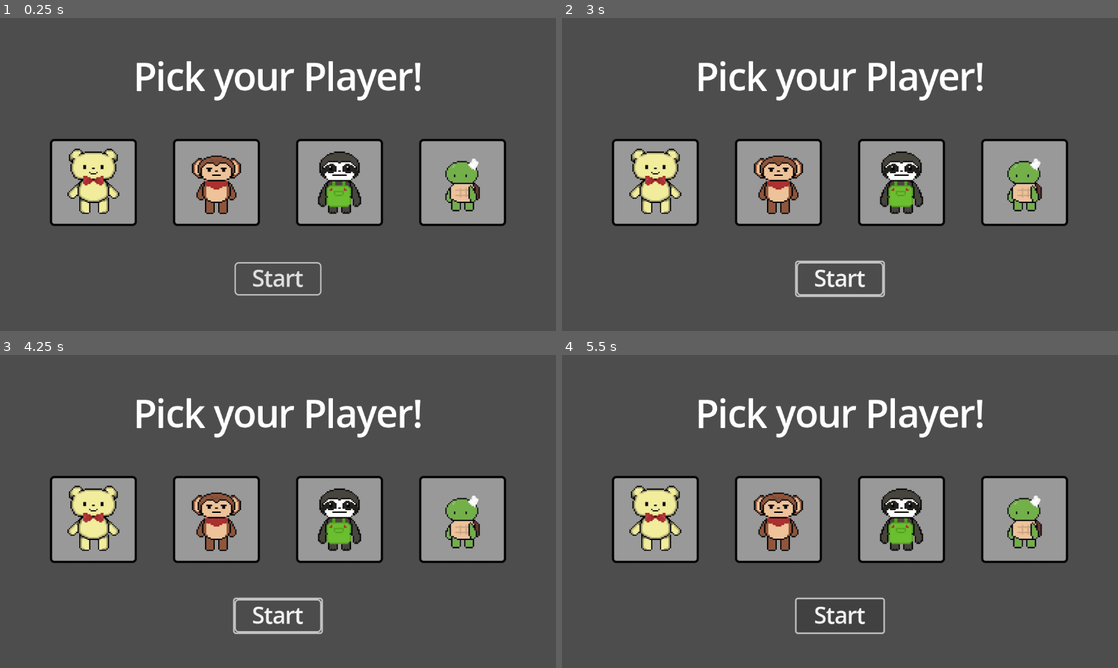
Above: before the commit, frames 1-4 (two rows, left to right).
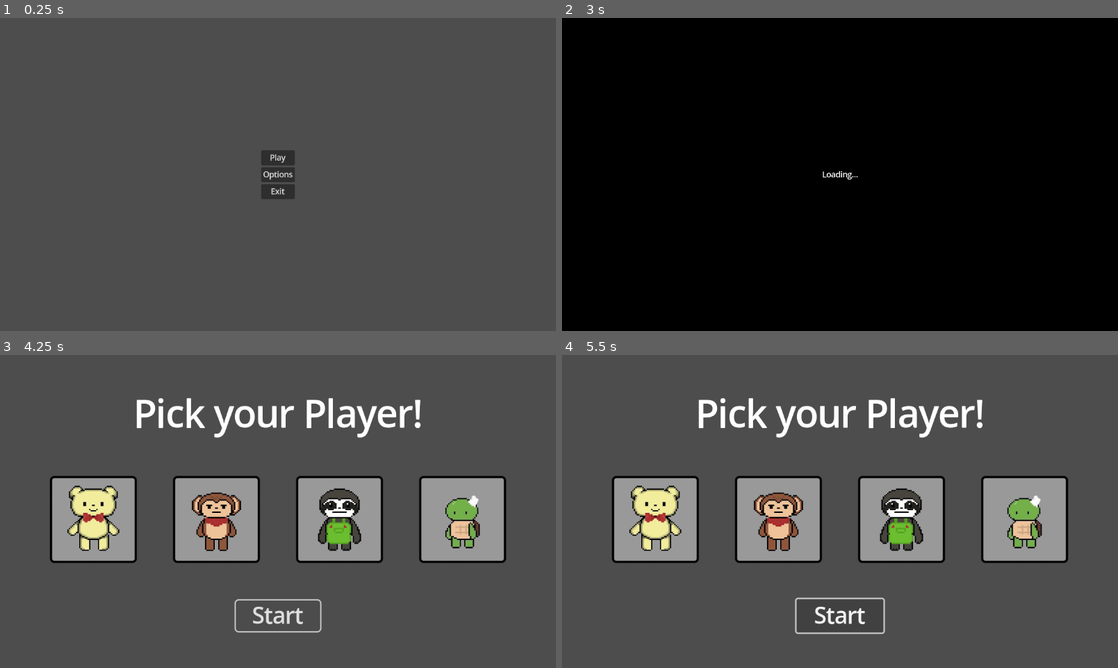
Above: after the commit, the same moments.

Repository: rxsiebearr/Cooking-with-Pao-Pao
Game: Godot game, scene res://starting_menu.tscn
The game is run twice, just before and just after one commit, with the same random seed, the same clock (stepped at 60 frames per second) and the same inputs. Before the commit the project starts from res://character_selection.tscn. The engine's default icon, where the game draws it, is replaced by a stand-in: a white triangle on a blue panel in a dark square.
Inputs (mouse positions are in pixels of both pictures, inside the frame that each line leads up to):
- Up to frame 1 (0.25 s): no input
- Up to frame 2 (3 s): click (840, 174) at 0.5 s, where only the run after the commit has a clickable "Options"; click (840, 277) at 1.25 s, where only the run before the commit has a clickable "Start"; click (840, 277) at 2 s, where only the run before the commit has a clickable "Start"; click (840, 158) at 2.75 s, where only the run after the commit has a clickable "Play"
- Up to frame 3 (4.25 s): click (278, 495) at 3.5 s, where only the run after the commit has a clickable "Play"
- Up to frame 4 (5.5 s): click "Start" at 4.25 s; click "Start" at 5 s

The runs differ from the first frame. In frame 1, 20% of the frame differs, in the area x 9-91%, y 13-89%; in frame 2, 98%, in the area x 0-100%, y 0-100%; in frame 3, 0.2%; in frame 4, nothing differs.

Commit message:
Almost Done

Diff:
--- /dev/null
+++ b/cooking-with-pao-pao/Functions.gd
@@ -0,0 +1,8 @@
+extends Node
+
+
+func load_screen_to_scene(target: String, parameters: Dictionary= {}) -> void:
+	var loading_screen = preload("res://loading_screen.tscn").instantiate()
+	loading_screen.next_scene_path = target
+	loading_screen.parameters = parameters
+	get_tree().current_scene.add_child(loading_screen)
--- a/cooking-with-pao-pao/character_selection.gd
+++ b/cooking-with-pao-pao/character_selection.gd
@@ -26,8 +26,4 @@
 func _on_start_button_pressed():
 	if not GlobalData.playerCharPath: return
 
-	get_tree().change_scene_to_file("res://game.tscn")
-	MoneyCount.visible = true
-
-func _ready() -> void:
-	MoneyCount.visible = false
+	Functions.load_screen_to_scene("res://game.tscn")
--- a/cooking-with-pao-pao/game.gd
+++ b/cooking-with-pao-pao/game.gd
@@ -1,6 +1,7 @@
 extends Node2D
 
 var enter: bool = false
+var parameter: Dictionary
 
 func _ready():
 	var playerCharPath = GlobalData.playerCharPath
--- /dev/null
+++ b/cooking-with-pao-pao/loading_screen.gd
@@ -0,0 +1,18 @@
+extends CanvasLayer
+
+@export_file("*.tscn") var next_scene_path: String
+@export var parameters: Dictionary
+
+func _ready():
+	ResourceLoader.load_threaded_request(next_scene_path)
+
+func _process(delta):
+	if ResourceLoader.load_threaded_get_status(next_scene_path) == ResourceLoader.THREAD_LOAD_LOADED:
+		set_process(false)
+		await get_tree().create_timer(1).timeout
+		var new_scene : PackedScene = ResourceLoader.load_threaded_get(next_scene_path)
+		var new_node = new_scene.instantiate()
+		var current_scene = get_tree().current_scene
+		get_tree().get_root().add_child(new_node)
+		get_tree().current_scene = new_node
+		current_scene.queue_free()
--- /dev/null
+++ b/cooking-with-pao-pao/loading_screen.tscn
@@ -0,0 +1,49 @@
+[gd_scene load_steps=5 format=3 uid="uid://674yxrtyefaa"]
+
+[ext_resource type="Script" uid="uid://687ydjulf6wj" path="res://loading_screen.gd" id="1_mggpi"]
+
+[sub_resource type="Gradient" id="Gradient_htrc2"]
+offsets = PackedFloat32Array(0)
+colors = PackedColorArray(0, 0, 0, 1)
+
+[sub_resource type="GradientTexture1D" id="GradientTexture1D_weff3"]
+gradient = SubResource("Gradient_htrc2")
+
+[sub_resource type="LabelSettings" id="LabelSettings_fgney"]
+
+[node name="LoadingScreen" type="CanvasLayer"]
+script = ExtResource("1_mggpi")
+next_scene_path = "uid://bb76tce44o007"
+
+[node name="Control" type="Control" parent="."]
+layout_mode = 3
+anchors_preset = 15
+anchor_right = 1.0
+anchor_bottom = 1.0
+grow_horizontal = 2
+grow_vertical = 2
+
+[node name="TextureRect" type="TextureRect" parent="Control"]
+layout_mode = 1
+anchors_preset = 15
+anchor_right = 1.0
+anchor_bottom = 1.0
+grow_horizontal = 2
+grow_vertical = 2
+texture = SubResource("GradientTexture1D_weff3")
+
+[node name="Label" type="Label" parent="Control/TextureRect"]
+layout_mode = 1
+anchors_preset = 8
+anchor_left = 0.5
+anchor_top = 0.5
+anchor_right = 0.5
+anchor_bottom = 0.5
+offset_left = -37.5
+offset_top = -11.1667
+offset_right = 37.5
+offset_bottom = 11.1667
+grow_horizontal = 2
+grow_vertical = 2
+text = "Loading..."
+label_settings = SubResource("LabelSettings_fgney")
--- a/cooking-with-pao-pao/project.godot
+++ b/cooking-with-pao-pao/project.godot
@@ -11,8 +11,8 @@
 [application]
 
 config/name="Cooking with Pao Pao"
-run/main_scene="res://character_selection.tscn"
-config/features=PackedStringArray("4.3", "Forward Plus")
+run/main_scene="uid://d4mjrfywang3j"
+config/features=PackedStringArray("4.4", "Forward Plus")
 config/icon="res://icon.svg"
 
 [autoload]
@@ -20,7 +20,7 @@
 GlobalData="*res://global_data.gd"
 InteractionManager="*res://interaction/InteractionManager.tscn"
 Global="*res://Global.gd"
-MoneyCount="*res://money_count.tscn"
+Functions="*res://Functions.gd"
 
 [display]
 
--- /dev/null
+++ b/cooking-with-pao-pao/sarting_menu.gd
@@ -0,0 +1,13 @@
+extends Control
+
+
+
+func _on_play_pressed() -> void:
+	Functions.load_screen_to_scene("res://character_selection.tscn")
+
+func _on_options_pressed() -> void:
+	pass # Replace with function body.
+
+
+func _on_exit_pressed() -> void:
+	get_tree().quit()
--- /dev/null
+++ b/cooking-with-pao-pao/starting_menu.tscn
@@ -0,0 +1,47 @@
+[gd_scene load_steps=2 format=3 uid="uid://d4mjrfywang3j"]
+
+[ext_resource type="Script" uid="uid://57xeehvi03xr" path="res://sarting_menu.gd" id="1_5cu2r"]
+
+[node name="StartingMenu" type="Control"]
+layout_mode = 3
+anchors_preset = 8
+anchor_left = 0.5
+anchor_top = 0.5
+anchor_right = 0.5
+anchor_bottom = 0.5
+grow_horizontal = 2
+grow_vertical = 2
+script = ExtResource("1_5cu2r")
+
+[node name="MarginContainer" type="MarginContainer" parent="."]
+layout_mode = 1
+anchors_preset = 8
+anchor_left = 0.5
+anchor_top = 0.5
+anchor_right = 0.5
+anchor_bottom = 0.5
+offset_left = -35.0
+offset_top = -50.5
+offset_right = 35.0
+offset_bottom = 50.5
+grow_horizontal = 2
+grow_vertical = 2
+
+[node name="VBoxContainer" type="VBoxContainer" parent="MarginContainer"]
+layout_mode = 2
+
+[node name="Play" type="Button" parent="MarginContainer/VBoxContainer"]
+layout_mode = 2
+text = "Play"
+
+[node name="Options" type="Button" parent="MarginContainer/VBoxContainer"]
+layout_mode = 2
+text = "Options"
+
+[node name="Exit" type="Button" parent="MarginContainer/VBoxContainer"]
+layout_mode = 2
+text = "Exit"
+
+[connection signal="pressed" from="MarginContainer/VBoxContainer/Play" to="." method="_on_play_pressed"]
+[connection signal="pressed" from="MarginContainer/VBoxContainer/Options" to="." method="_on_options_pressed"]
+[connection signal="pressed" from="MarginContainer/VBoxContainer/Exit" to="." method="_on_exit_pressed"]
--- a/cooking-with-pao-pao/store_#1.tscn
+++ b/cooking-with-pao-pao/store_#1.tscn
@@ -112,12 +112,12 @@
 
 [sub_resource type="AnimationLibrary" id="AnimationLibrary_awojr"]
 _data = {
-"RESET": SubResource("Animation_fc1kx"),
-"rice_burnt": SubResource("Animation_u4e23"),
-"rice_closed": SubResource("Animation_r5jaw"),
-"rice_cooked": SubResource("Animation_2mmfs"),
-"rice_open": SubResource("Animation_0ecwc"),
-"rice_rice": SubResource("Animation_ecuik")
+&"RESET": SubResource("Animation_fc1kx"),
+&"rice_burnt": SubResource("Animation_u4e23"),
+&"rice_closed": SubResource("Animation_r5jaw"),
+&"rice_cooked": SubResource("Animation_2mmfs"),
+&"rice_open": SubResource("Animation_0ecwc"),
+&"rice_rice": SubResource("Animation_ecuik")
 }
 
 [node name="Store #1" type="Node2D"]
@@ -160,7 +160,7 @@
 
 [node name="AnimationPlayer" type="AnimationPlayer" parent="RiceCookerArea"]
 libraries = {
-"": SubResource("AnimationLibrary_awojr")
+&"": SubResource("AnimationLibrary_awojr")
 }
 
 [node name="TimerBar" type="Line2D" parent="RiceCookerArea"]
--- /dev/null
+++ b/cooking-with-pao-pao/test_loading.gd
@@ -0,0 +1,7 @@
+extends Control
+
+func _ready():
+	MoneyCount.visible = false
+
+func _on_button_pressed() -> void:
+	Functions.load_screen_to_scene("res://character_selection.tscn")
--- /dev/null
+++ b/cooking-with-pao-pao/test_loading.tscn
@@ -0,0 +1,29 @@
+[gd_scene load_steps=2 format=3 uid="uid://b3uhtt2j7bolm"]
+
+[ext_resource type="Script" uid="uid://c42gidk2n4al1" path="res://test_loading.gd" id="1_wh27q"]
+
+[node name="TestLoading" type="Control"]
+layout_mode = 3
+anchors_preset = 15
+anchor_right = 1.0
+anchor_bottom = 1.0
+grow_horizontal = 2
+grow_vertical = 2
+script = ExtResource("1_wh27q")
+
+[node name="Button" type="Button" parent="."]
+layout_mode = 1
+anchors_preset = 8
+anchor_left = 0.5
+anchor_top = 0.5
+anchor_right = 0.5
+anchor_bottom = 0.5
+offset_left = -73.0
+offset_top = -15.5
+offset_right = 73.0
+offset_bottom = 15.5
+grow_horizontal = 2
+grow_vertical = 2
+text = "Touch me to Load"
+
+[connection signal="pressed" from="Button" to="." method="_on_button_pressed"]
Not shown, added: cooking-with-pao-pao/Functions.gd.uid
Not shown: 1 places in cooking-with-pao-pao/character_selection.tscn that only renumber resources
Not shown, added: cooking-with-pao-pao/loading_screen.gd.uid
Not shown, added: cooking-with-pao-pao/sarting_menu.gd.uid
Not shown: 1 places in cooking-with-pao-pao/store_#1.tscn that only renumber resources
Not shown, added: cooking-with-pao-pao/test_loading.gd.uid
